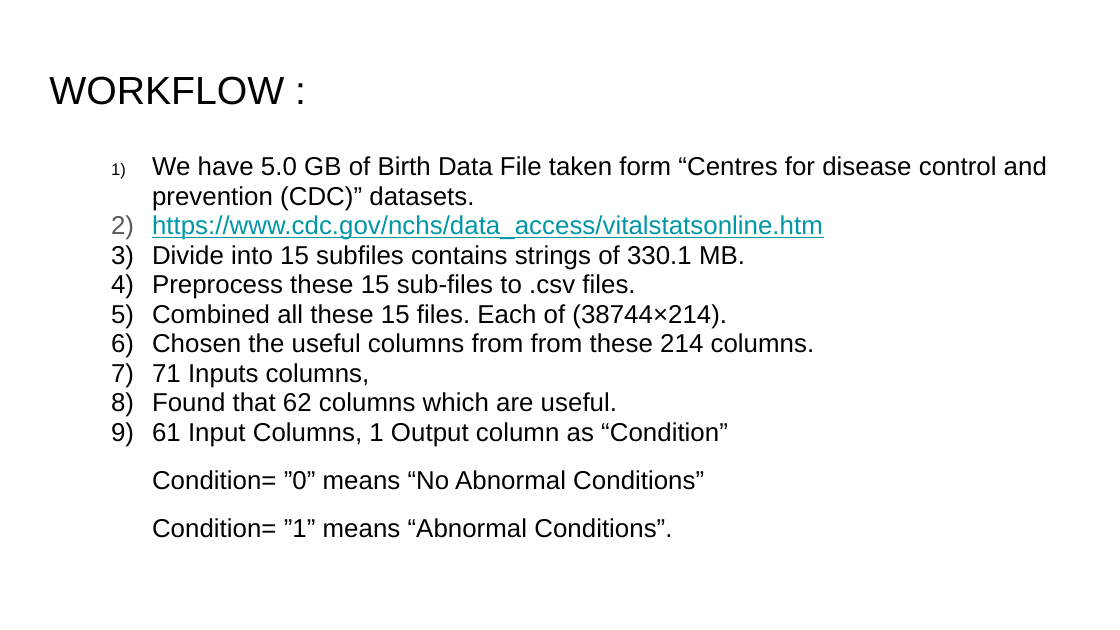
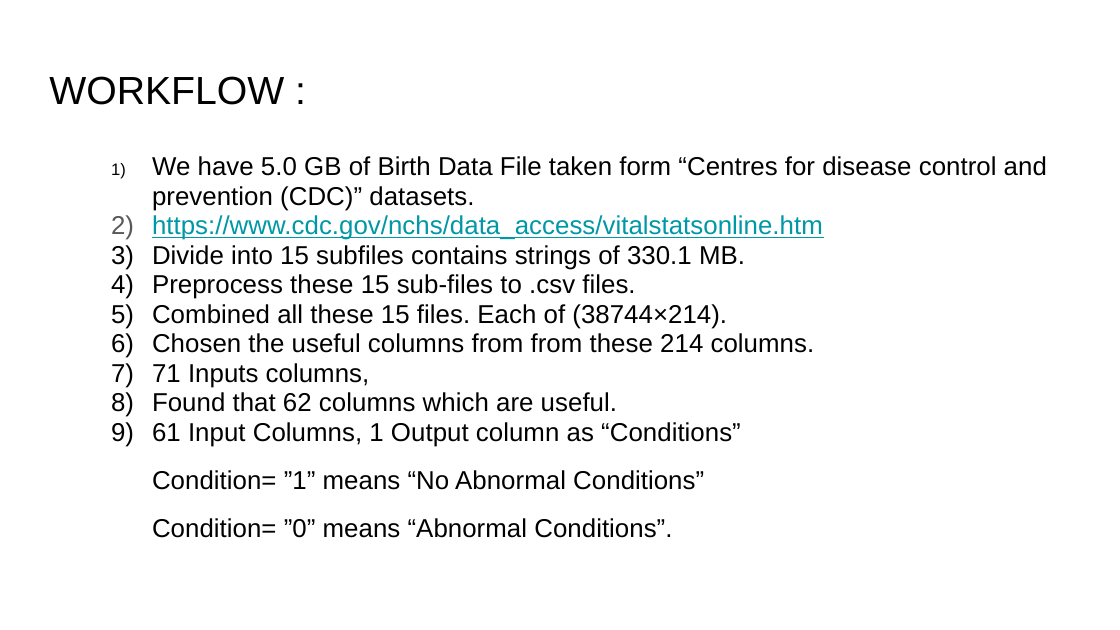
Before and after one commit to Udgata-ML/CDC-Data-CounterFactual, a slide deck: slide 2 of results/CDC Dataset CFs Partial RESULTS.pptx. Drawn at 1120x630 pixels with LibreOffice and Linux fonts; fonts in the diff are those of the drawing. Boxes give left, top, right and bottom in pixels: in the first picture for what was removed or moved away, otherwise in the second. Text is boxed around its words. In the diff, an @@ line names an element or a change of style, - is before the commit and + after.

```diff
--- a/results/CDC Dataset CFs Partial RESULTS.pptx
+++ b/results/CDC Dataset CFs Partial RESULTS.pptx
@@ text at (152,422,741,538): text changed @@
-9) 61 Input Columns, 1 Output column as “Condition”
-Condition= ”0” means “No Abnormal Conditions”
-Condition= ”1” means “Abnormal Conditions”.
+9) 61 Input Columns, 1 Output column as “Conditions”
+Condition= ”1” means “No Abnormal Conditions”
+Condition= ”0” means “Abnormal Conditions”.
```
Also in this commit, not shown: 9 other slides changed, 1 other file.
